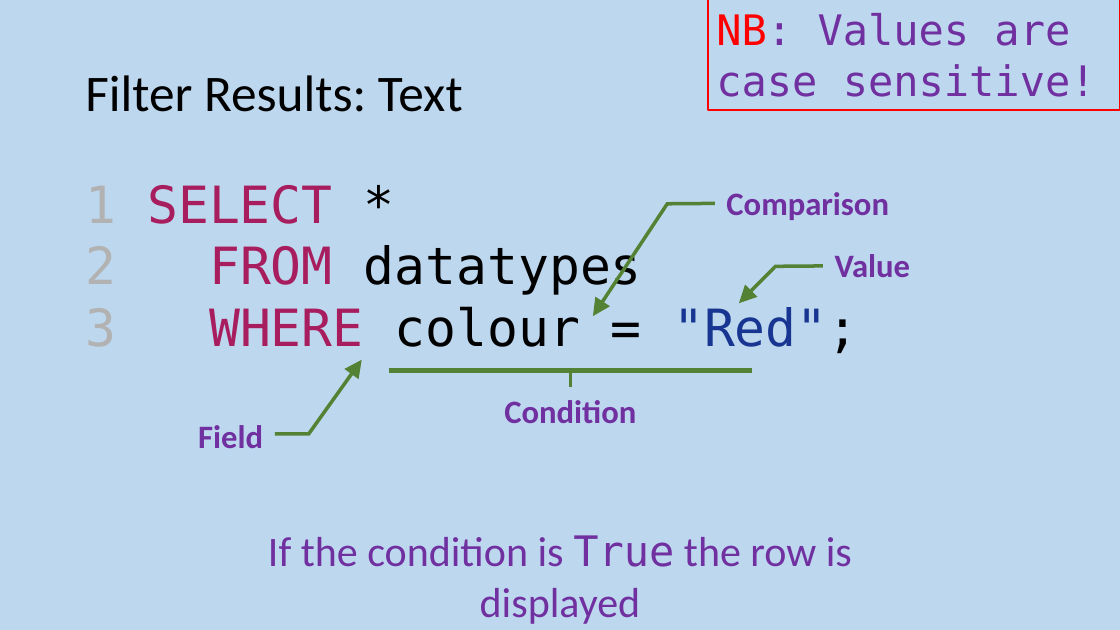
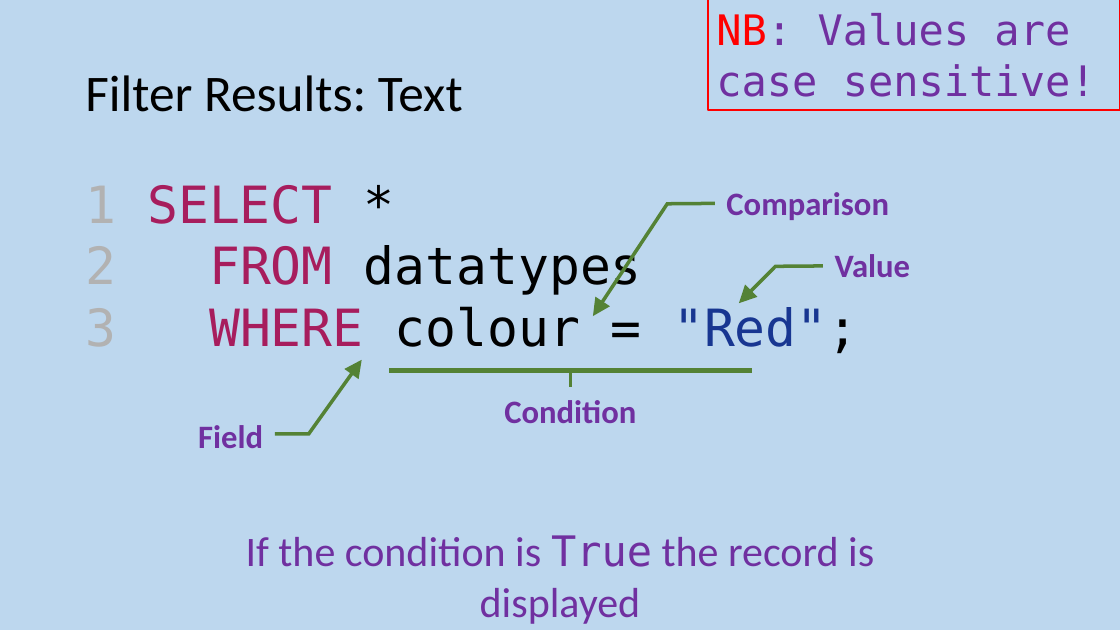
Before and after one commit to MrFriendCS/MrFriendCS.github.io, a slide deck: slide 33 of n5/ddd/N5 CS DDD Slides.pptx. Drawn at 1120x630 pixels with LibreOffice and Linux fonts; fonts in the diff are those of the drawing. Boxes give left, top, right and bottom in pixels: in the first picture for what was removed or moved away, otherwise in the second. Text is boxed around its words. In the diff, an @@ line names an element or a change of style, - is before the commit and + after.

```diff
--- a/n5/ddd/N5 CS DDD Slides.pptx
+++ b/n5/ddd/N5 CS DDD Slides.pptx
@@ text at [246, 535, 874, 624]: text changed @@
-If the condition is True the row is displayed
+If the condition is True the record is displayed
```
Also in this commit, not shown: 3 other slides changed, 2 slides added.
